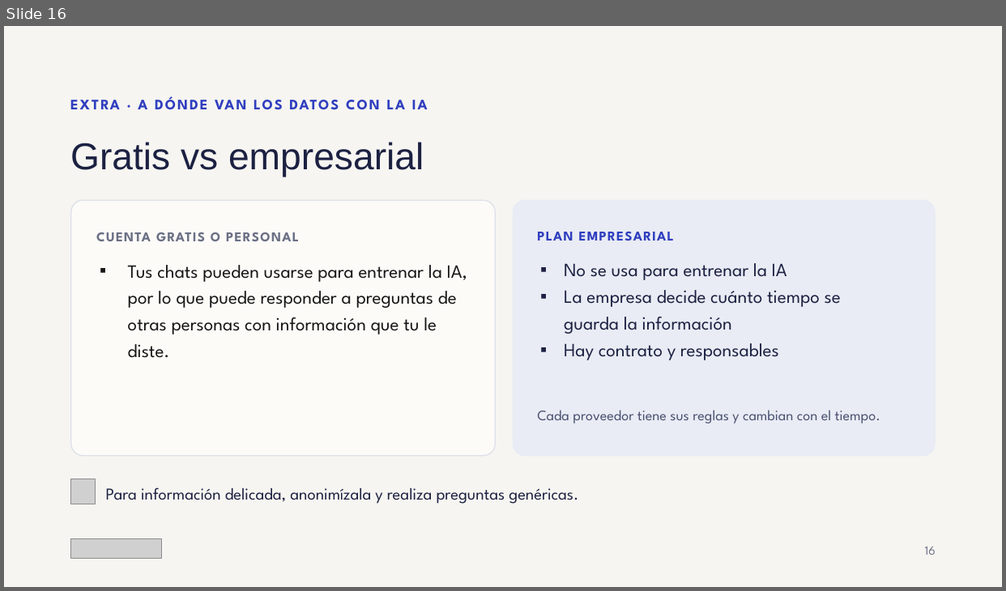
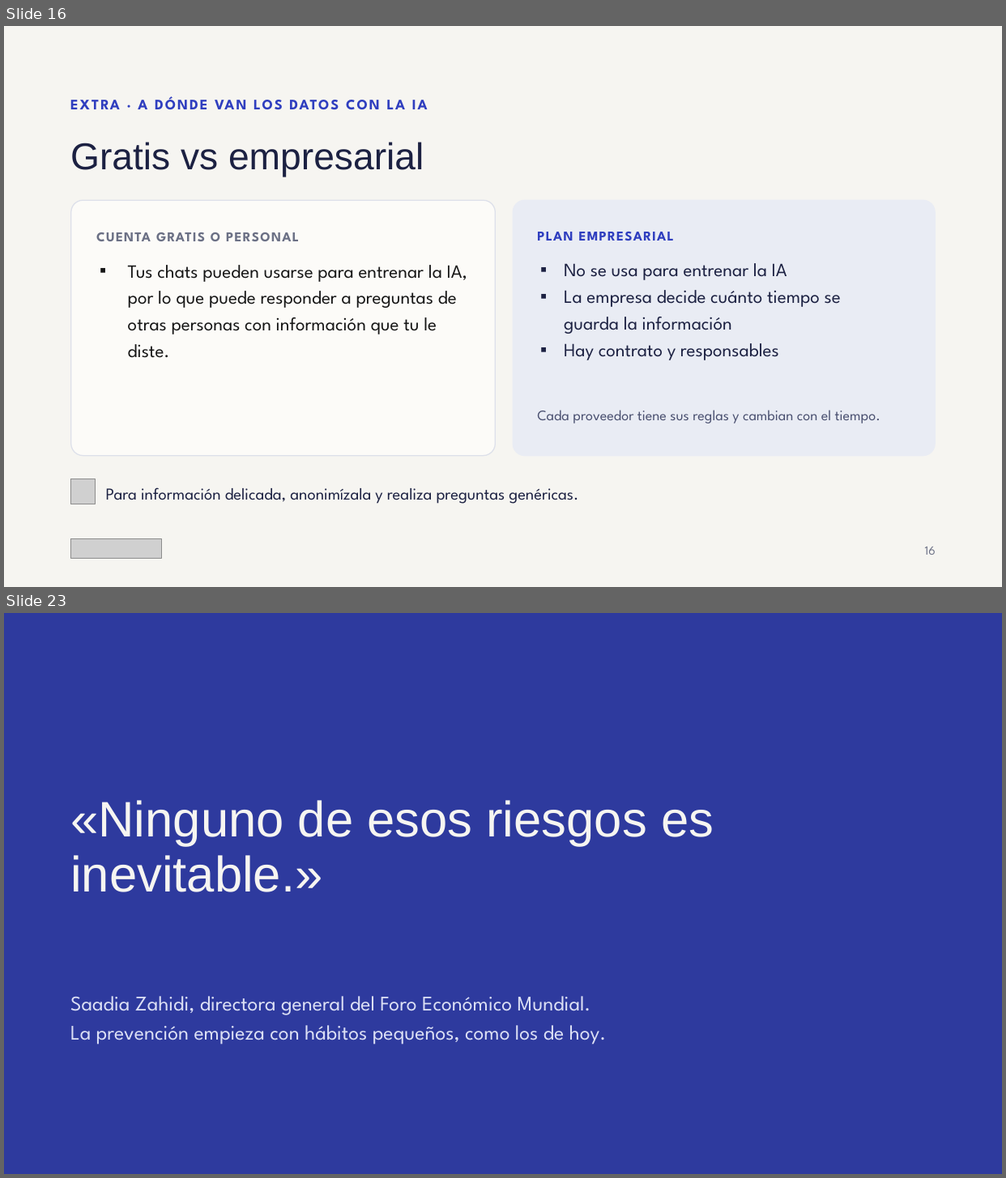
Before and after one commit to pralogy/claudecloudetemasgenerales, a slide deck: Ciberseguridad_sin_ansiedad.pptx. Shown one above the other, each under a label of ours: slide 16 before the commit, slides 16 and 23 after it; the slides between them are not shown. The pictures are 1006x591 and 1006x1178 pixels, drawn with LibreOffice and Linux fonts; fonts in the diff are those of the drawing; grey boxes stand for pictures. Boxes give left, top, right and bottom in pixels: in the first picture for what was removed or moved away, otherwise in the second. Text is boxed around its words. In the diff, an @@ line names an element or a change of style, - is before the commit and + after.

```diff
--- a/Ciberseguridad_sin_ansiedad.pptx
+++ b/Ciberseguridad_sin_ansiedad.pptx
@@ slide 23 added at (4, 613, 1002, 1174), background #2E3A9E @@
@@ title added at (70, 800, 714, 892), 48 pt, text #F6F5F1 @@
+«Ninguno de esos riesgos es inevitable.»
@@ text added at (70, 996, 607, 1045), 20 pt, text #DCE0F5 @@
+Saadia Zahidi, directora general del Foro Económico Mundial.
+La prevención empieza con hábitos pequeños, como los de hoy.
```
Also in this commit, not shown: 7 slides changed, 4 other slides added, 1 slide removed.
